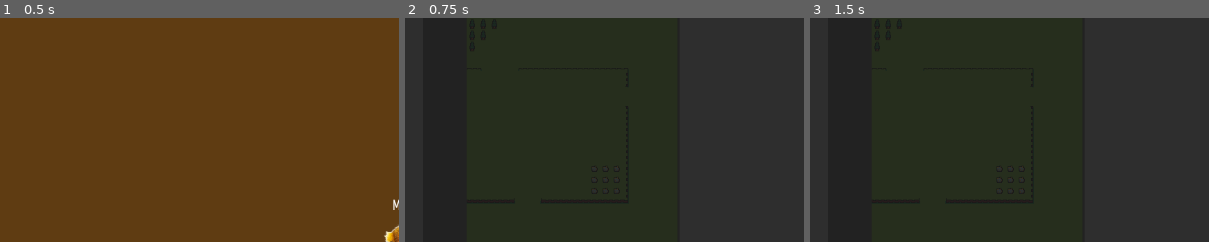
Above: before the commit, frames 1-3 (left to right).
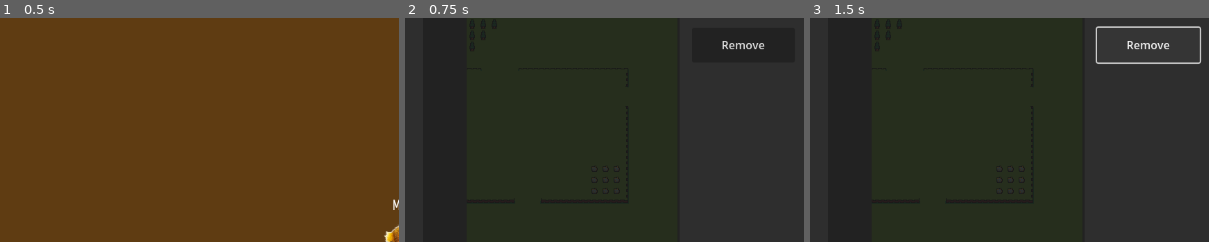
Above: after the commit, the same moments.

Repository: AndreastiUia/BachelorProject
Game: Godot game, scene res://Scenes/menu.tscn
Same seed, same stepped clock (60 frames per second), same inputs: the game is played once before the commit and once after it. The engine's default icon, where the game draws it, is replaced by a stand-in: a white triangle on a blue panel in a dark square.
Inputs (mouse positions are % of the whole screen's width and height, from its top left):
- Up to frame 1 (0.5 s): no input
- Up to frame 2 (0.75 s): click "Start" at 0.5 s
- Up to frame 3 (1.5 s): click (84, 24) at 1.25 s, where only the run after the commit has a clickable "Remove"
The pictures show only the part of the screen within x 42-92%, y 18-68%; the shares and areas given below are measured in that part.

Frame 1 is identical in both runs. In frame 2, 0.2% of the frame differs, in the area x 79-90%, y 10-14%; in frame 3, 0.9%, in the area x 71-98%, y 3-21%.
Error after the commit: Out of bounds get index '0' (on base: 'PackedInt32Array') (res://Scenes/ActiveProgram.gd:16)

Commit message:
Can now move the selected item back to the original list by pressing a remove button

Diff:
--- a/Scenes/ActiveProgram.gd
+++ b/Scenes/ActiveProgram.gd
@@ -7,20 +7,23 @@
 
 # Called when the node enters the scene tree for the first time.
 func _ready():
-	# Access the original ItemList and assign it to original_item_list
+	# Access the original ItemList and assign it to Programs
 	Programs = get_parent().get_node("Programs")
 
-	# Connect the item_selected signal to a function
-  #  connect("item_selected", self, "_on_item_selected")
 
-# Function to handle item selection
-func _on_item_selected(index):
-	# Get the text of the selected item
-	var selected_item_text = get_item_text(index)
+# Function to move the selected item back to the original list
+func move_item_back_to_original_list():
+	var selected_index = get_selected_items()[0]
+	var selected_item_text = get_item_text(selected_index)
 
-	# If the original_item_list is valid, add the selected item to it
+	# If Programs is valid, add the selected item back to it
 	if Programs:
 		Programs.add_item(selected_item_text, new_icon, true)
 
 	# Remove the selected item from the current ItemList
-	remove_item(index)
+	remove_item(selected_index)
+
+# Function called when the button is pressed
+func _on_button_pressed():
+	# Call move_item_back_to_original_list() when the button is pressed
+	move_item_back_to_original_list()
--- a/Scenes/programbot.tscn
+++ b/Scenes/programbot.tscn
@@ -137,6 +137,19 @@
 offset_bottom = -0.0310248
 script = ExtResource("4_jju46")
 
+[node name="Button" type="Button" parent="Panel"]
+layout_mode = 1
+anchors_preset = -1
+anchor_left = 1.049
+anchor_top = 0.096
+anchor_right = 1.181
+anchor_bottom = 0.21
+offset_left = -297.929
+offset_top = 28.664
+offset_right = -297.769
+offset_bottom = 28.494
+text = "Remove"
+
 [node name="AnimationPlayer" type="AnimationPlayer" parent="."]
 libraries = {
 "": SubResource("AnimationLibrary_jc0he")
@@ -145,3 +158,4 @@
 [connection signal="pressed" from="Panel/VBoxContainer/TempReturn" to="." method="_on_temp_return_pressed"]
 [connection signal="item_selected" from="Panel/Programs" to="Panel/Programs" method="_on_item_selected"]
 [connection signal="item_selected" from="Panel/ActiveProgram" to="Panel/ActiveProgram" method="_on_item_selected"]
+[connection signal="pressed" from="Panel/Button" to="Panel/ActiveProgram" method="_on_button_pressed"]
